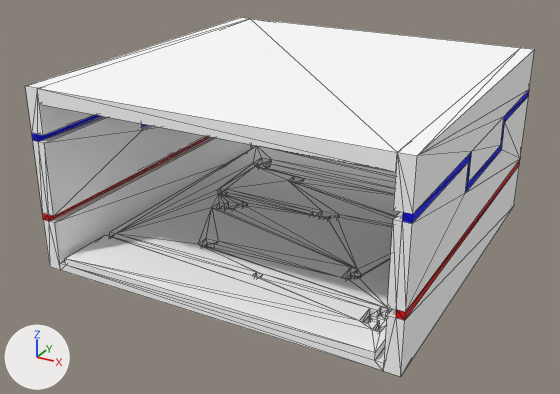
Renders of the FBX model KWEngine2Test/Models/Corridors/corridorStraight01_Roof.fbx from each side of a commit.
Camera for both pictures: a camera (50 mm lens) standing at (3.72, -7.26, 4.05) and looking at (-0.11, -0.28, 0.56). The lights are fixed; the arrows at lower left show +X, +Y and +Z. Mesh edges are drawn as thin lines. Vertices at the same position are counted once.

Objects in the first picture: 'ceiling1.004', 'floor1.004', 'wall_left1.009', 'wall_left1.010'.
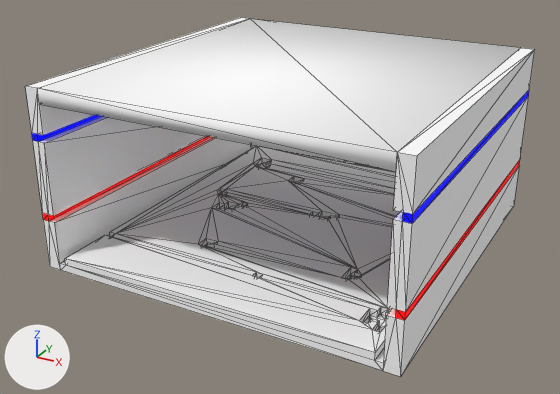
What changed in the scene script:
```text
Add img_corridors_emissive_png:
    img_corridors_emissive_png = load_image('corridors_emissive.png', 'corridors_emissive.png', 256, 1, 'sRGB')
Add mat_palette_002:
    mat_palette_002 = bpy.data.materials.new('palette.002')
    # uses the picture img_corridors_emissive_png
    # uses the picture img_corridors_png
Add mat_palette_003:
    mat_palette_003 = bpy.data.materials.new('palette.003')
    # uses the picture img_corridors_emissive_png
    # uses the picture img_corridors_png
Change me_wall_left1_010:
    used by ob_wall_left1_010; location = (0.0, 0.0, 0.0)
    remove me_wall_left1_010.from_pydata(...)  # 56 vertices, 108 faces; spans x -2.0..-1.84, y -2.0..2.0, z 0.0..2.0
    add me_wall_left1_010.from_pydata(...)  # 32 vertices, 60 faces; spans x -2.0..-1.84, y -2.0..2.0, z 0.0..2.0
    me_wall_left1_010 part 1
    24 vertices are removed from x -2.0..-1.84, y -0.48..0.88, z 1.12..1.52
    62 faces are deleted
    14 new faces join them
    me_wall_left1_010 part 2: 46 faces spanning x -2.0..-1.84, y -2.0..2.0, z 0.0..2.0 switch from mat_palette_020 (picture img_corridors_png) to mat_palette_003
Change me_ceiling1_004:
    where me_ceiling1_004.from_pydata(...)  # 144 vertices, 284 faces; spans x -1.84..1.84, y -2.0..2.0, z 1.84..2.0
    used by ob_ceiling1_004; location = (0.0, 0.0, 0.0)
    remove me_ceiling1_004.materials.append(mat_palette_017)  # picture img_corridors_png
    me_ceiling1_004 part 3: the surface is now shaded smooth
    add me_ceiling1_004.materials.append(mat_palette_018)  # picture img_corridors_png
Change me_wall_left1_009:
    used by ob_wall_left1_009; location = (0.0, 0.0, 0.0)
    remove me_wall_left1_009.from_pydata(...)  # 56 vertices, 108 faces; spans x 1.84..2.0, y -2.0..2.0, z 0.0..2.0
    add me_wall_left1_009.from_pydata(...)  # 32 vertices, 60 faces; spans x 1.84..2.0, y -2.0..2.0, z 0.0..2.0
    me_wall_left1_009 part 4
    24 vertices are removed from x 1.84..2.0, y -0.48..0.88, z 1.12..1.52
    80 faces are deleted
    32 new faces join them
    me_wall_left1_009 part 5: 28 faces spanning x 1.84..2.0, y -2.0..2.0, z 0.0..2.0 switch from mat_palette_019 (picture img_corridors_png) to mat_palette_002
```

Changed parts and their boxes (x1, y1, x2, y2) in the pictures (560 x 394 px):
'ceiling1.004', surface changed: (37, 19, 520, 172) in both
part 1 of me_wall_left1_010, cut back: (37, 104, 207, 216) in both
part 2 of me_wall_left1_010, recoloured: (26, 18, 252, 225) in both
part 4 of me_wall_left1_009, cut back: (387, 48, 535, 359) in both
part 5 of me_wall_left1_009, recoloured: (384, 152, 417, 364) in both
